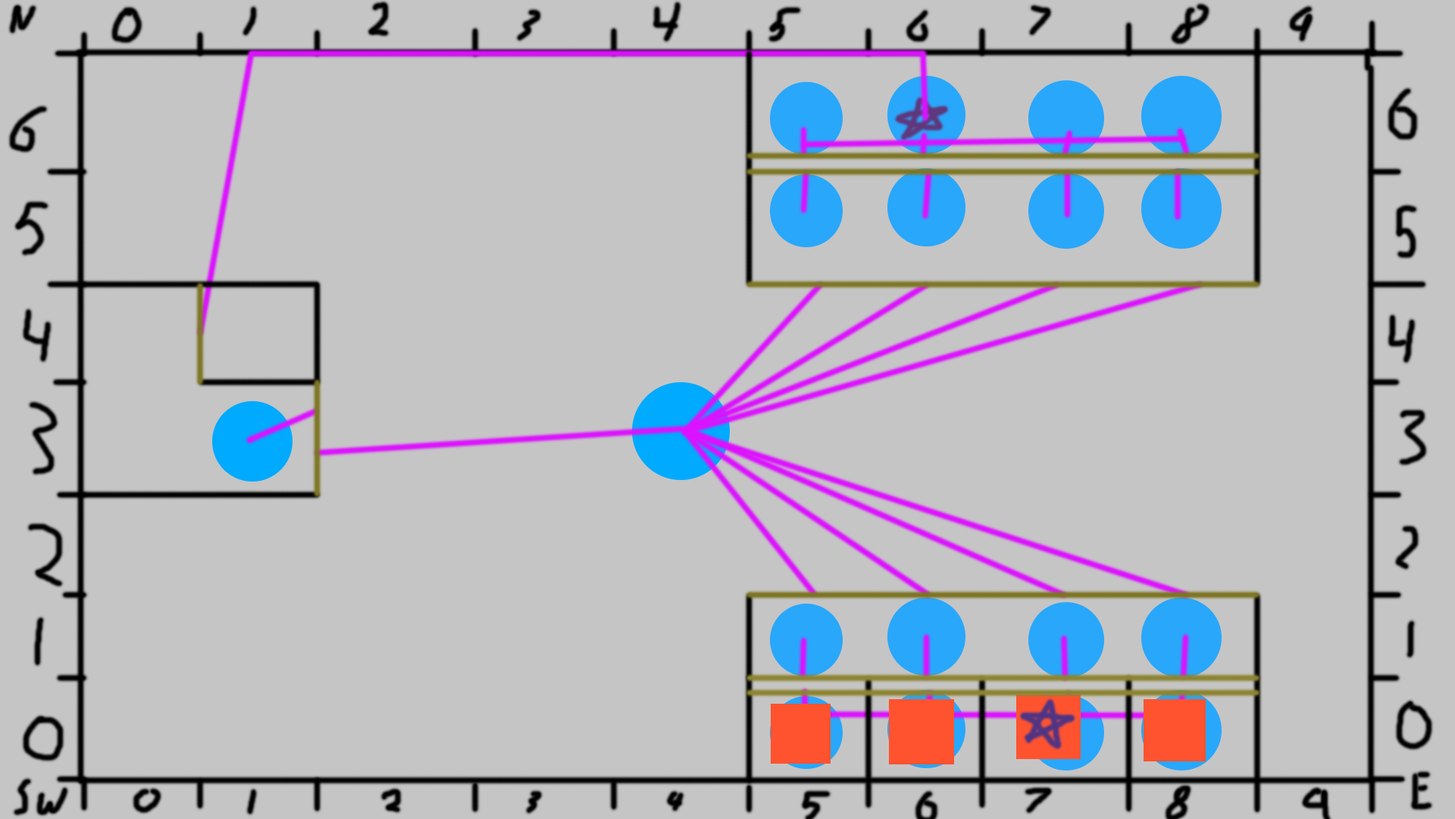
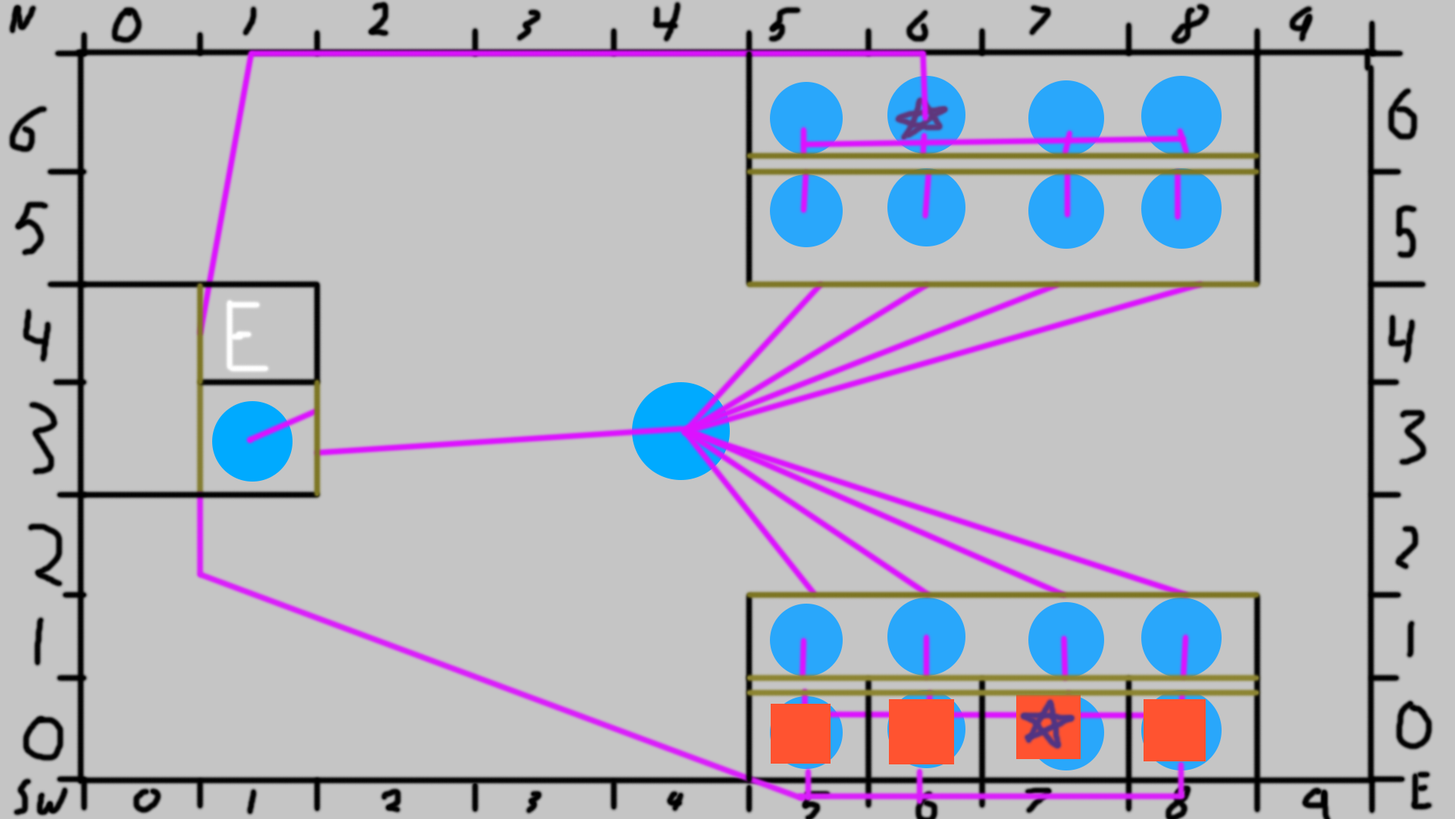
The second w=1455, h=819 image is a revision of the first. Changes to its layers:
painted on "Layer 2" over left=194, top=297, right=1188, bottom=807
